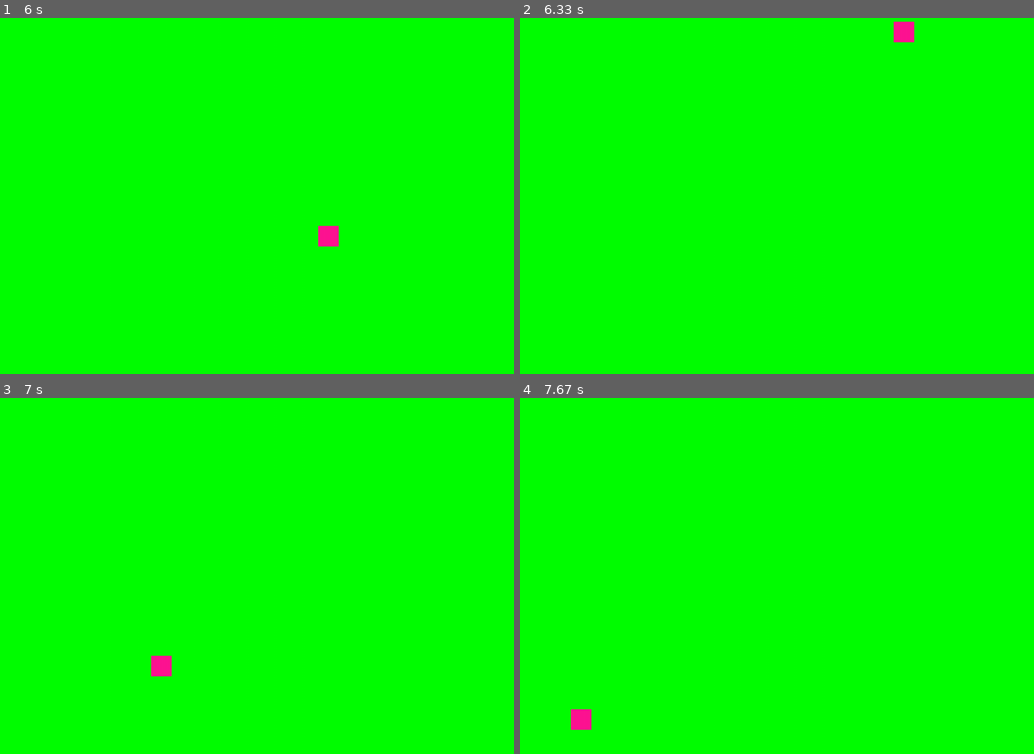
Above: before the commit, frames 1-4 (two rows, left to right).
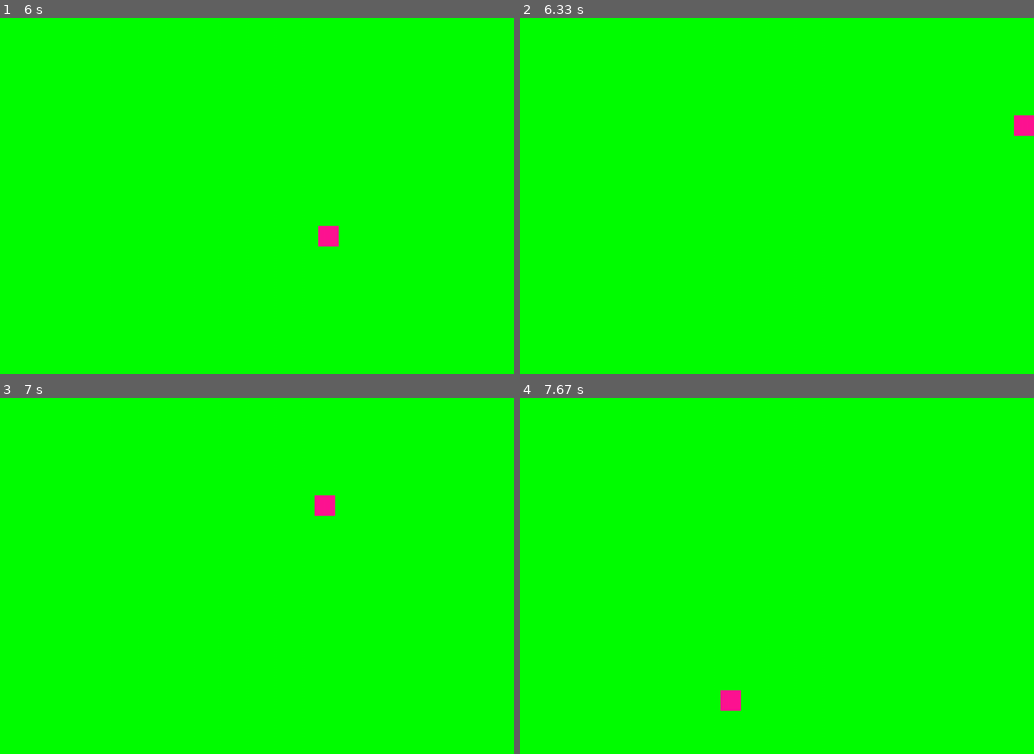
Above: after the commit, the same moments.

Repository: pmKozak/CS_Y11_term3_project1
Game: pygame game, started from pygame-examples/control.py
The game is run twice, just before and just after one commit, with the same random seed, the same clock (stepped at 60 frames per second) and the same inputs.
Inputs:
- Up to frame 1 (6 s): tap Space at 0.33 s; hold Right 0.67-1.13 s; hold Up 1.17-1.47 s; hold Right 1.5-1.97 s; hold Left 2-2.53 s; hold Down 2.57-2.87 s; hold Left 2.9-3.3 s; hold Up 3.33-3.7 s; hold Right 3.73-4.37 s; hold Down 4.4-4.77 s; hold Left 4.8-5.27 s; hold Right 5.3-5.77 s; hold Up from 5.8 s (still down)
- Up to frame 2 (6.33 s): release Up at 6.1 s; hold Right from 6.13 s (still down); tap Space at 6.2 s
- Up to frame 3 (7 s): tap Space at 6.5, 6.7 s; release Right at 6.6 s; hold Left from 6.63 s (still down)
- Up to frame 4 (7.67 s): tap Space at 7, 7.27, 7.6 s; release Left at 7.17 s; hold Down 7.2-7.5 s; hold Left from 7.53 s (still down)

Frame 1 is identical in both runs. In frame 2, 0.5% of the frame differs, in the area x 72-100%, y 0-34%; in frame 3, 0.5%, in the area x 29-66%, y 27-79%; in frame 4, 0.5%.

Commit message:
add STOP

Diff:
--- a/pygame-examples/control.py
+++ b/pygame-examples/control.py
@@ -12,6 +12,10 @@
         obj.v_y += 10
     if pygame.key.get_pressed()[pygame.K_LEFT]:
         obj.v_y -= 10
+    if pygame.key.get_pressed()[pygame.K_SPACE]:
+        obj.v_x = 0
+        obj.v_y = 0
+
 
 def main():
     obj = Object(
